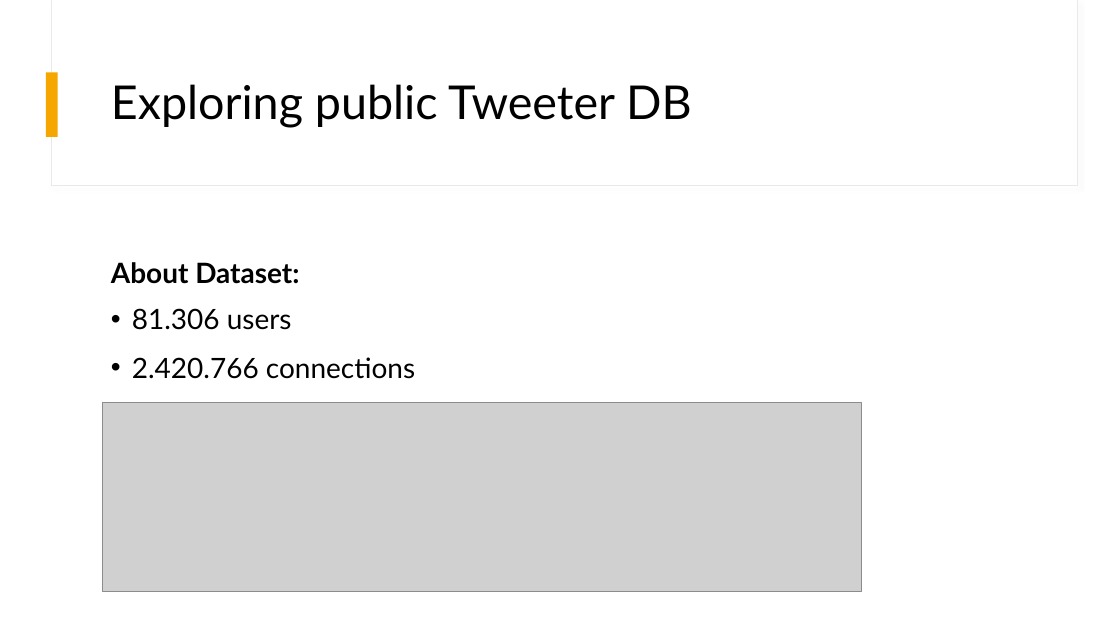
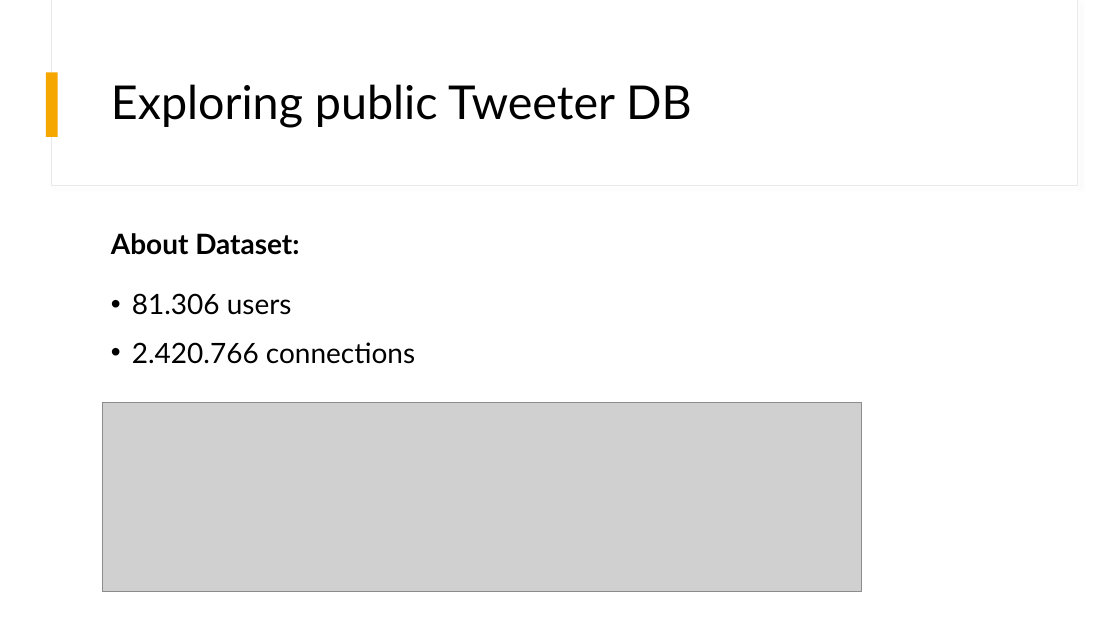
Before and after one commit to lara-bertini/Ironhack-lara, a slide deck: slide 9 of Twitter-Recommender/TwitterRecommender_2nd_Presentation.pptx. Drawn at 1120x630 pixels with LibreOffice and Linux fonts; fonts in the diff are those of the drawing; grey boxes stand for pictures. Boxes give left, top, right and bottom in pixels: in the first picture for what was removed or moved away, otherwise in the second. Text is boxed around its words. In the diff, an @@ line names an element or a change of style, - is before the commit and + after.

```diff
--- a/Twitter-Recommender/TwitterRecommender_2nd_Presentation.pptx
+++ b/Twitter-Recommender/TwitterRecommender_2nd_Presentation.pptx
@@ text "About Dataset:": place and size @@
-text "About Dataset:" at box(111, 262, 299, 284)
+text "About Dataset:" at box(111, 233, 299, 255)
@@ text "81.306 users": place and size @@
-text "81.306 users" at box(132, 308, 415, 379)
+text "81.306 users" at box(132, 293, 415, 364)
```
Also in this commit, not shown: 2 other slides changed, 54 other files.
